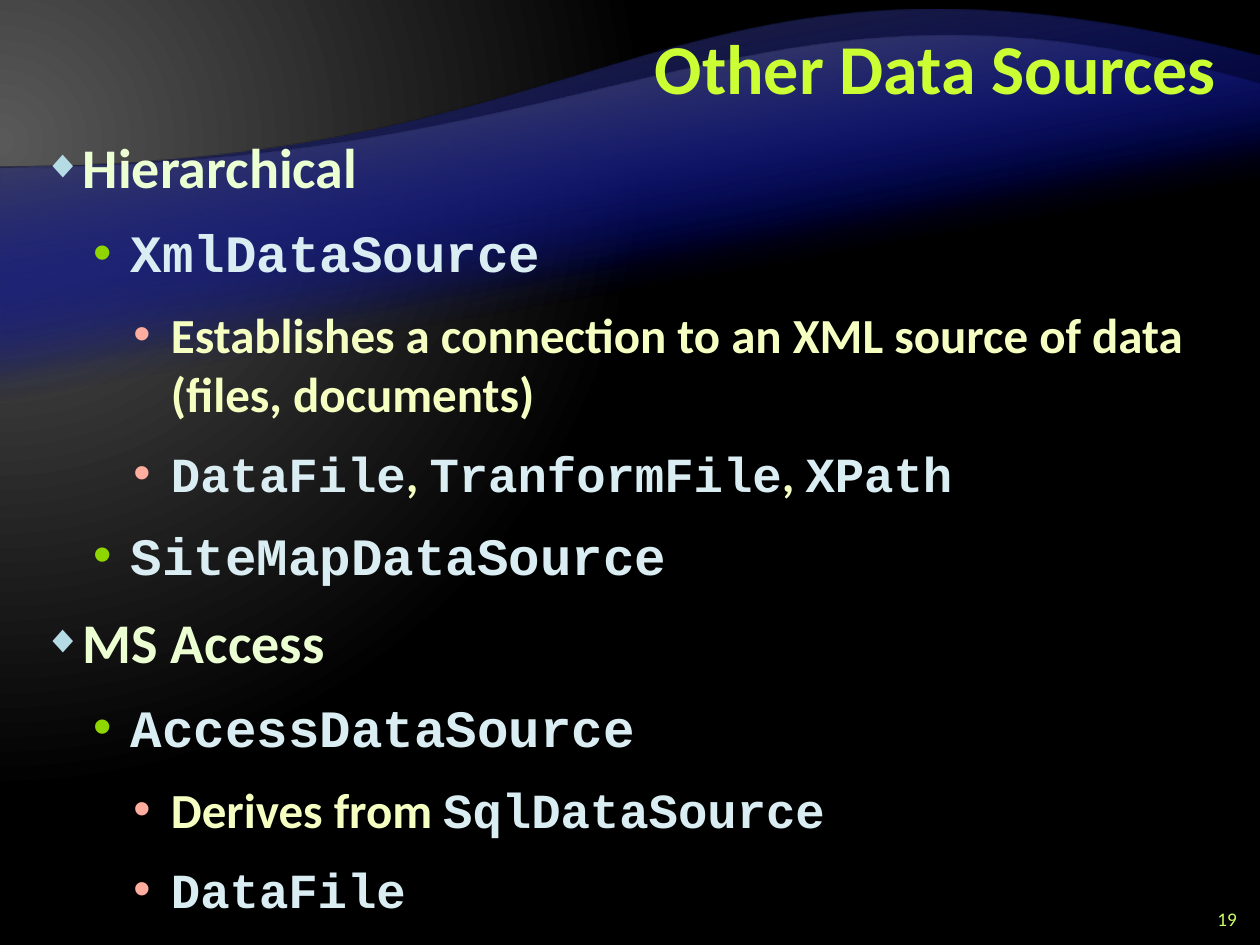
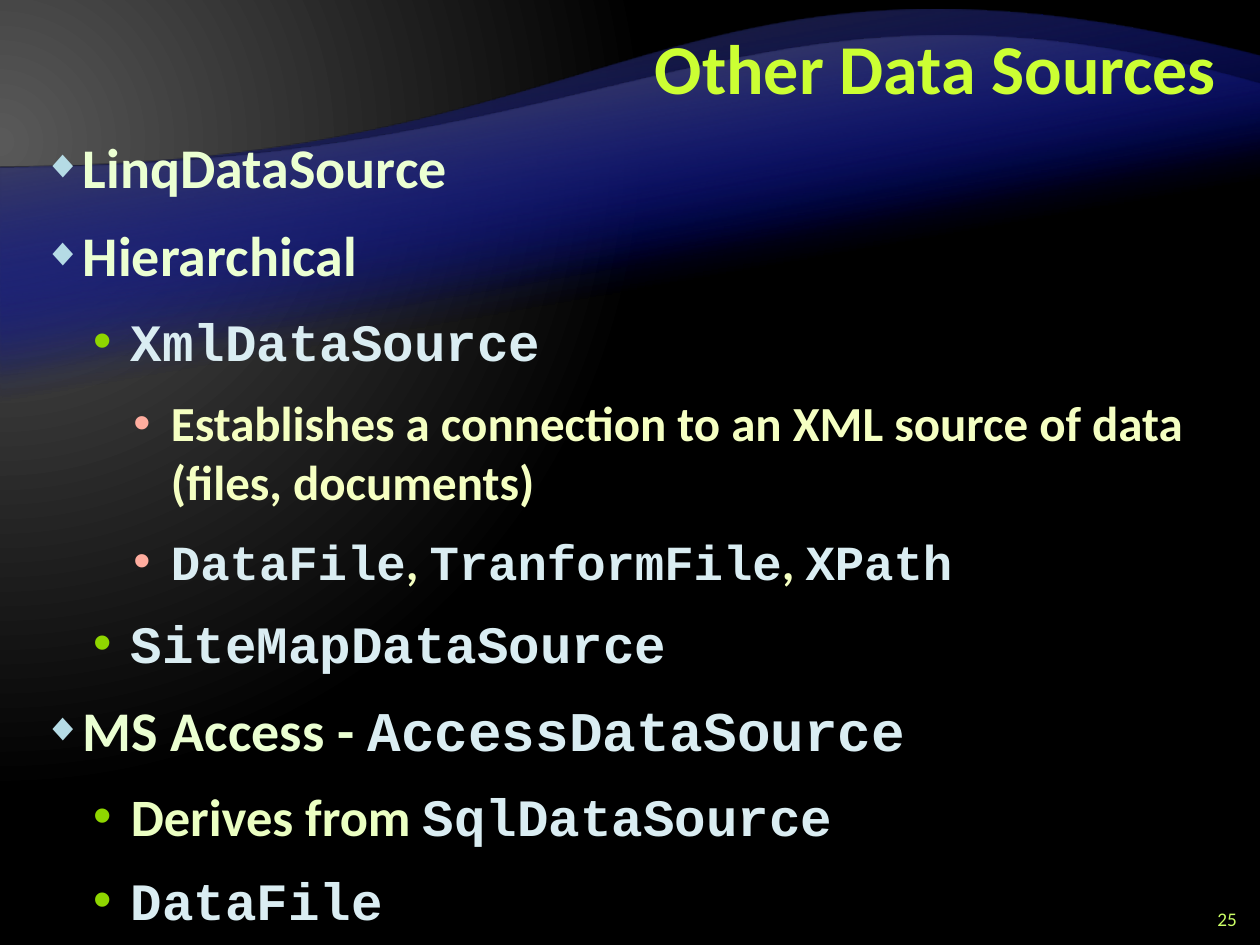
Before and after one commit to Graveheart/aspnetcourse, a slide deck: slide 25 of 2010/lectures/10. ASP.NET-and-Databases.pptx (slide 19 before the commit). Drawn at 1260x945 pixels with LibreOffice and Linux fonts; fonts in the diff are those of the drawing; background and template pictures are left out. Boxes give left, top, right and bottom in pixels: in the first picture for what was removed or moved away, otherwise in the second. Text is boxed around its words. In the diff, an @@ line names an element or a change of style, - is before the commit and + after.

```diff
--- a/2010/lectures/10. ASP.NET-and-Databases.pptx
+++ b/2010/lectures/10. ASP.NET-and-Databases.pptx
@@ text at box(83, 141, 447, 197): paragraph added @@
+◆ LinqDataSource
@@ text at box(83, 713, 905, 752): text changed; size 30 to 32 pt @@
-◆ MS Access
-  • AccessDataSource
+◆ MS Access - AccessDataSource
@@ text at box(131, 798, 832, 921): size 28 to 30 pt in "Derives from SqlDataSource", "DataFile"; text colour #F5FFC2 to #EBFFC2 in "Derives from"; list level 3 to 2 in "Derives from SqlDataSource"; bullet colour #FFAD9F to #8FD600; list level 3 to 2 in "DataFile" @@
@@ page number at box(1217, 913, 1236, 926): text changed @@
-19
+25
```
Also in this commit, not shown: 9 other slides changed, 3 slides added, 3 slides removed.
